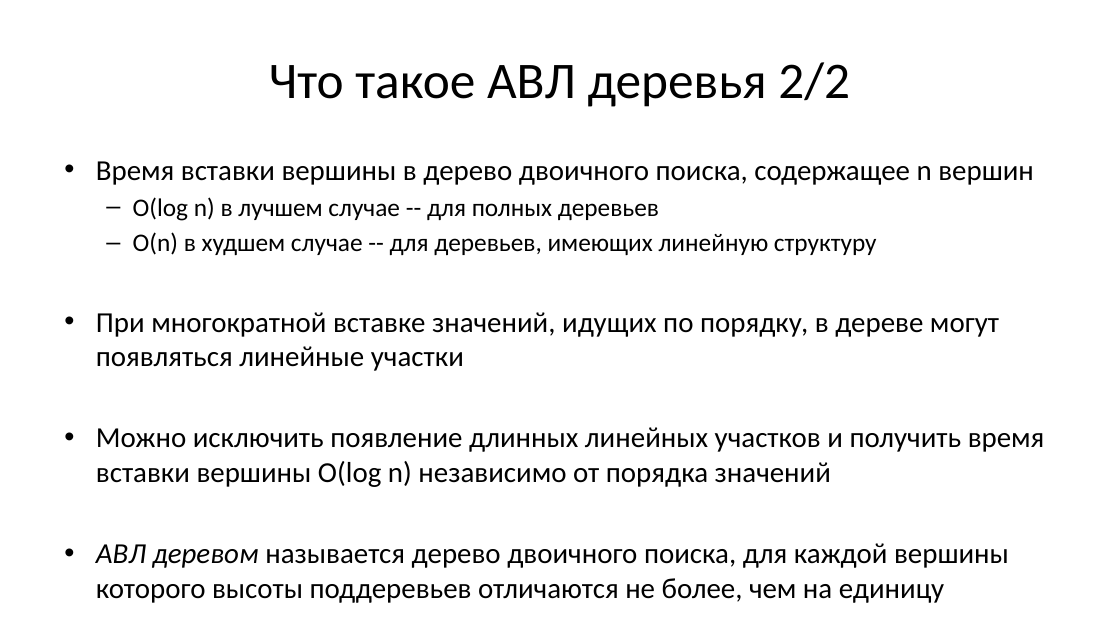
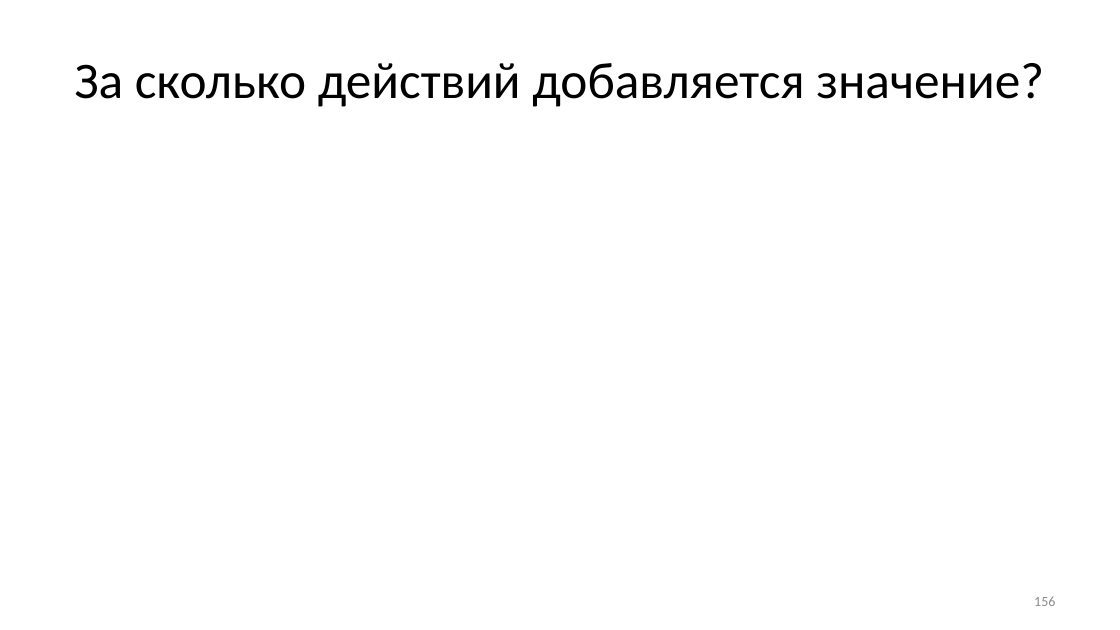
Before and after one commit to Evgueni-Petrov-aka-espetrov/Algorithms-and-Programming-in-C-pptx, a slide deck: slide 156 of 11 Деревья.pptx (slide 21 before the commit). Drawn at 1120x630 pixels with LibreOffice and Linux fonts; fonts in the diff are those of the drawing. Boxes give left, top, right and bottom in pixels: in the first picture for what was removed or moved away, otherwise in the second. Text is boxed around its words. In the diff, an @@ line names an element or a change of style, - is before the commit and + after.

```diff
--- a/11 Деревья.pptx
+++ b/11 Деревья.pptx
@@ title at <box>74,63,1044,107</box>: text changed @@
-Что такое АВЛ деревья 2/2
+За сколько действий добавляется значение?
@@ text removed at <box>96,161,1045,603</box> @@
-• Время вставки вершины в дерево двоичного поиска, содержащее n вершин
-  – O(log n) в лучшем случае -- для полных деревьев
-  – O(n) в худшем случае -- для деревьев, имеющих линейную структуру
-• При многократной вставке значений, идущих по порядку, в дереве могут появляться линейные участки
-• Можно исключить появление длинных линейных участков и получить время вставки вершины O(log n) независимо от порядка значений
-• АВЛ деревом называется дерево двоичного поиска, для каждой вершины которого высоты поддеревьев отличаются не более, чем на единицу
@@ page number added at <box>1034,597,1055,606</box>, 12 pt, text #8C8C8C @@
+156
```
Also in this commit, not shown: 34 other slides changed, 201 slides added, 1 slide removed.
